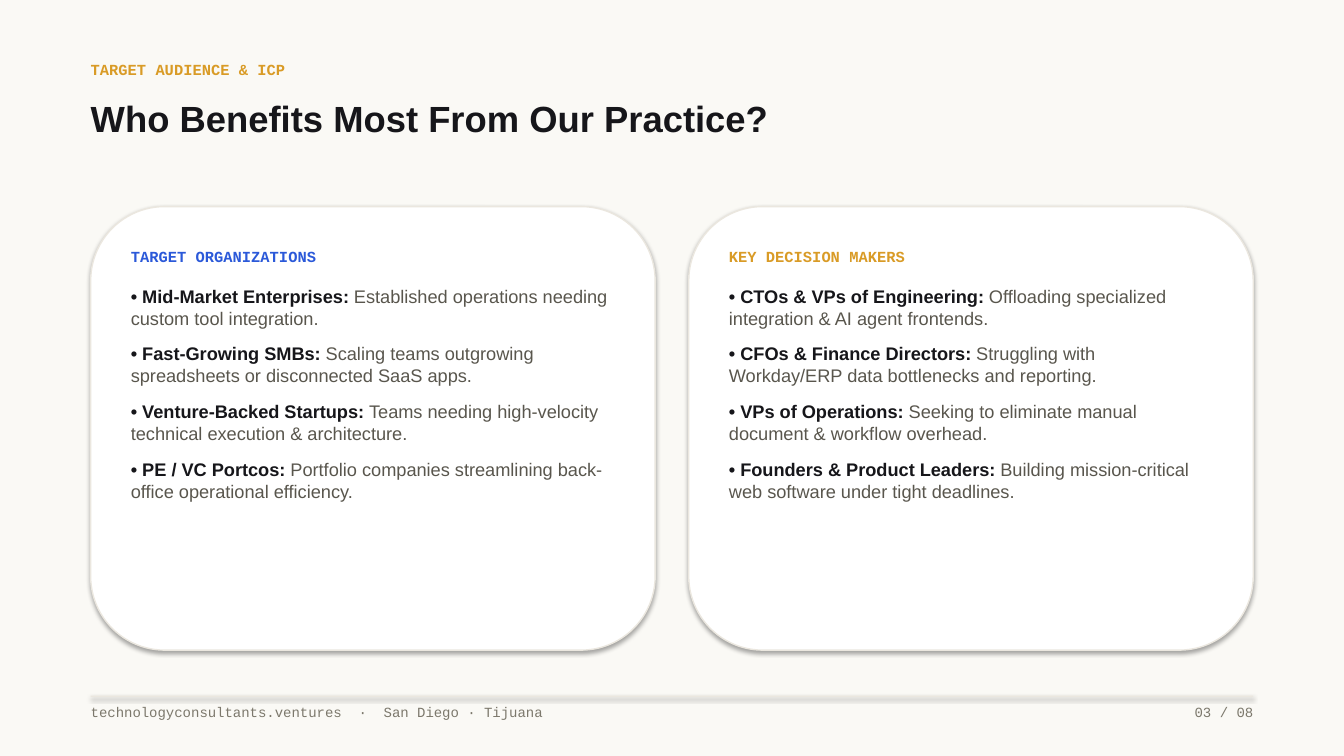
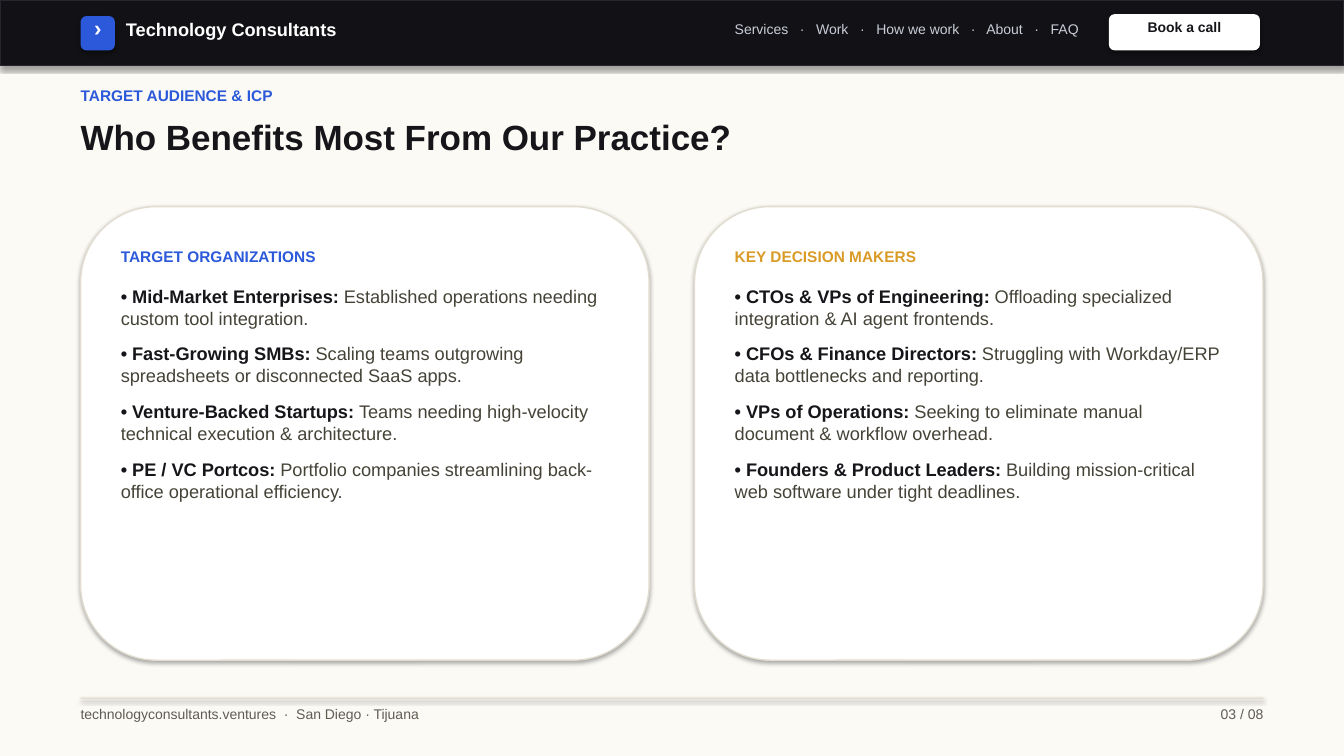
Before and after one commit to rguido198/TechnologyConsultantsVentures, a slide deck: slide 3 of Technology_Consultants_Who_to_Send_My_Way.pptx. Drawn at 1344x756 pixels with LibreOffice and Linux fonts; fonts in the diff are those of the drawing. Boxes give left, top, right and bottom in pixels: in the first picture for what was removed or moved away, otherwise in the second. Text is boxed around its words. In the diff, an @@ line names an element or a change of style, - is before the commit and + after.

Commit message:
Update design.md and rebuild PowerPoint decks with Helvetica Neue system sans typography, web navigation mockup, and clean modern software brand styling

```diff
--- a/Technology_Consultants_Who_to_Send_My_Way.pptx
+++ b/Technology_Consultants_Who_to_Send_My_Way.pptx
@@ background #FAF9F5 to #FBFAF5 @@
@@ rectangle added at bbox=[0, 0, 1344, 66], fill #121216, outline #26262C 1 pt @@
@@ rounded rectangle added at bbox=[81, 16, 115, 50], fill #2B59D9 @@
@@ text added at bbox=[81, 14, 115, 48], 16 pt, text #FFFFFF, bold @@
+›
@@ text added at bbox=[126, 22, 337, 40], 13 pt, text #FFFFFF, bold @@
+Technology Consultants
@@ text added at bbox=[735, 24, 1079, 37], 10 pt, text #C8CDD7 @@
+Services · Work · How we work · About · FAQ
@@ rounded rectangle added at bbox=[1109, 14, 1260, 50], fill #FFFFFF @@
@@ text added at bbox=[1148, 22, 1221, 32], 10 pt, text #16161A, bold @@
+Book a call
@@ text "TARGET AUDIENCE & ICP": place and size @@
-text "TARGET AUDIENCE & ICP" at bbox=[91, 64, 285, 75]
+text "TARGET AUDIENCE & ICP" at bbox=[81, 90, 273, 101]
@@ text "TARGET AUDIENCE & ICP" at bbox=[81, 90, 273, 101]: font Courier New to Arial, text colour #D99B26 to #2B59D9 @@
@@ text "Who Benefits Most From Our ...": place and size @@
-text "Who Benefits Most From Our ..." at bbox=[91, 105, 768, 133]
+text "Who Benefits Most From Our ..." at bbox=[81, 124, 731, 151]
@@ text "Who Benefits Most From Our ..." at bbox=[81, 124, 731, 151]: size 26 to 25 pt @@
@@ rounded rectangle: place and size @@
-rounded rectangle at bbox=[91, 207, 655, 650]
+rounded rectangle at bbox=[81, 207, 649, 660]
@@ rounded rectangle at bbox=[81, 207, 649, 660]: outline #EBE7DF 1 pt to #E2DDD0 1 pt @@
@@ rounded rectangle at bbox=[695, 207, 1263, 660]: outline #EBE7DF 1 pt to #E2DDD0 1 pt @@
@@ rounded rectangle: place and size @@
-rounded rectangle at bbox=[689, 207, 1253, 650]
+rounded rectangle at bbox=[695, 207, 1263, 660]
@@ text "TARGET ORGANIZATIONS": place and size @@
-text "TARGET ORGANIZATIONS" at bbox=[131, 251, 608, 502]
+text "TARGET ORGANIZATIONS" at bbox=[121, 251, 598, 502]
@@ text "TARGET ORGANIZATIONS" at bbox=[121, 251, 598, 502]: font Courier New to Arial in "TARGET ORGANIZATIONS"; text colour #59564D to #454337 in "Established operations needing custom tool integration.", "Scaling teams outgrowing spreadsheets or disconnected SaaS ...", "Teams needing high-velocity technical execution & architectu ...", "Portfolio companies streamlining back-office operational eff ..." @@
@@ text "KEY DECISION MAKERS" at bbox=[735, 251, 1220, 502]: font Courier New to Arial in "KEY DECISION MAKERS"; text colour #59564D to #454337 in "Offloading specialized integration & AI agent frontends.", "Struggling with Workday/ERP data bottlenecks and reporting.", "Seeking to eliminate manual document & workflow ...", "Building mission-critical web software under tight deadlines ..." @@
@@ text "technologyconsultants.ventures · San Diego · ...": place and size @@
-text "technologyconsultants.ventures · San Diego · ..." at bbox=[91, 707, 543, 720]
+text "technologyconsultants.ventures · San Diego · ..." at bbox=[81, 709, 419, 722]
@@ text "technologyconsultants.ventures · San Diego · ..." at bbox=[81, 709, 419, 722]: font Courier New to Arial, text colour #7C786C to #5F5C52 @@
@@ rectangle: place and size @@
-rectangle at bbox=[91, 696, 1253, 697]
+rectangle at bbox=[81, 698, 1263, 699]
@@ rectangle at bbox=[81, 698, 1263, 699]: fill #EBE7DF to #E2DDD0 @@
@@ text "03 / 08" at bbox=[1221, 709, 1264, 719]: font Courier New to Arial, text colour #7C786C to #5F5C52 @@
@@ text "03 / 08": place and size @@
-text "03 / 08" at bbox=[1195, 707, 1254, 717]
+text "03 / 08" at bbox=[1221, 709, 1264, 719]
```
Also in this commit, not shown: 7 other slides changed, 2 other files.
